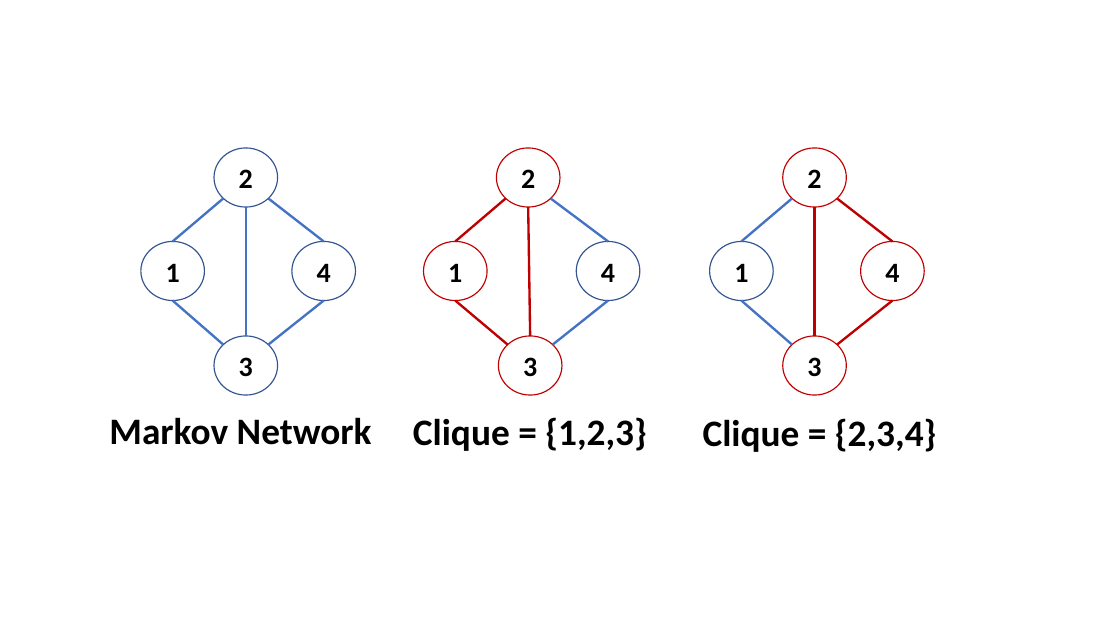
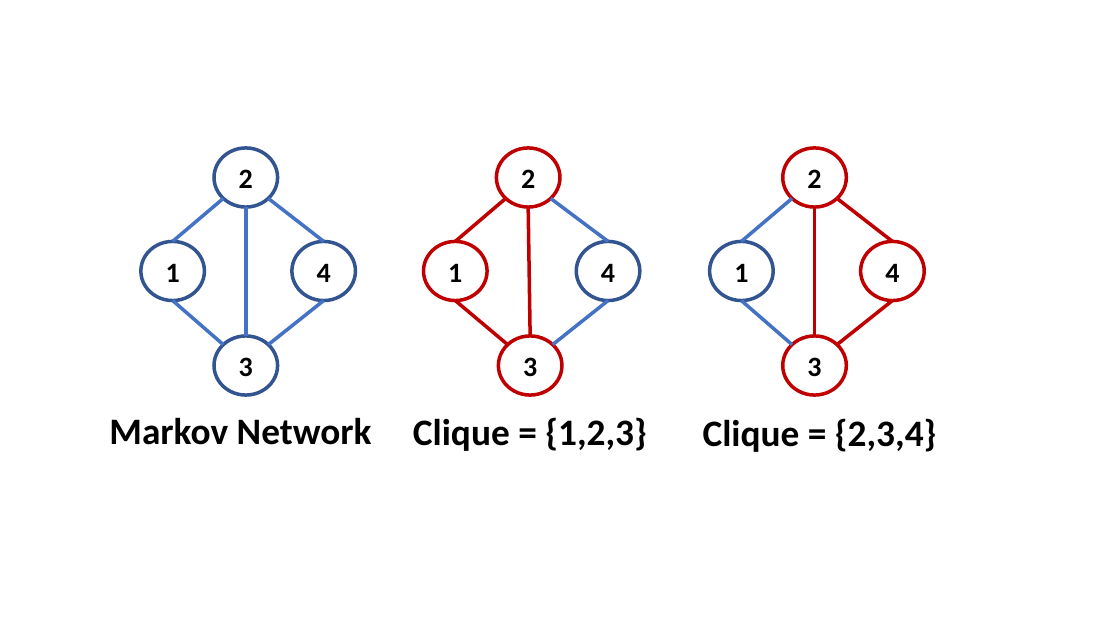
Before and after one commit to StephenElston/CSCI_E_82A_Probabalistic_Programming, a slide deck: slide 5 of Lesson3_MarkovNetworks/img/Diagrams.pptx (slide 3 before the commit). Drawn at 1120x630 pixels with LibreOffice and Linux fonts; fonts in the diff are those of the drawing. Boxes give left, top, right and bottom in pixels: in the first picture for what was removed or moved away, otherwise in the second. Text is boxed around its words. In the diff, an @@ line names an element or a change of style, - is before the commit and + after.

```diff
--- a/Lesson3_MarkovNetworks/img/Diagrams.pptx
+++ b/Lesson3_MarkovNetworks/img/Diagrams.pptx
@@ line (223, 198) - (173, 241): stroke #4472C4 2 pt to #4472C4 3 pt @@
@@ line (246, 208) - (246, 336): stroke #4472C4 2 pt to #4472C4 3 pt @@
@@ line (268, 198) - (323, 241): stroke #4472C4 2 pt to #4472C4 3 pt @@
@@ line (506, 198) - (455, 241): stroke #C00000 2 pt to #C00000 3 pt @@
@@ line (528, 208) - (530, 336): stroke #C00000 2 pt to #C00000 3 pt @@
@@ line (551, 198) - (608, 241): stroke #4472C4 2 pt to #4472C4 3 pt @@
@@ line (792, 198) - (742, 241): stroke #4472C4 2 pt to #4472C4 3 pt @@
@@ line (815, 208) - (815, 336): stroke #C00000 2 pt to #C00000 3 pt @@
@@ line (837, 198) - (892, 241): stroke #C00000 2 pt to #C00000 3 pt @@
@@ outline #325491 1 pt to #325491 3 pt in 6 elements at (141, 241, 205, 300), (214, 148, 278, 207), (214, 336, 278, 395), (292, 241, 355, 300), (576, 241, 640, 300), (710, 241, 774, 300) @@
@@ outline #C00000 1 pt to #C00000 3 pt in 6 elements at (423, 241, 487, 300), (497, 148, 560, 207), (498, 336, 562, 395), (783, 148, 847, 207), (783, 336, 847, 395), (861, 241, 925, 300) @@
@@ line (173, 301) - (223, 344): stroke #4472C4 2 pt to #4472C4 3 pt @@
@@ line (323, 301) - (268, 344): stroke #4472C4 2 pt to #4472C4 3 pt @@
@@ line (455, 301) - (507, 344): stroke #C00000 2 pt to #C00000 3 pt @@
@@ line (608, 301) - (553, 344): stroke #4472C4 2 pt to #4472C4 3 pt @@
@@ line (742, 301) - (792, 344): stroke #4472C4 2 pt to #4472C4 3 pt @@
@@ line (892, 301) - (837, 344): stroke #C00000 2 pt to #C00000 3 pt @@
```
Also in this commit, not shown: 2 slides added, 3 other files.
